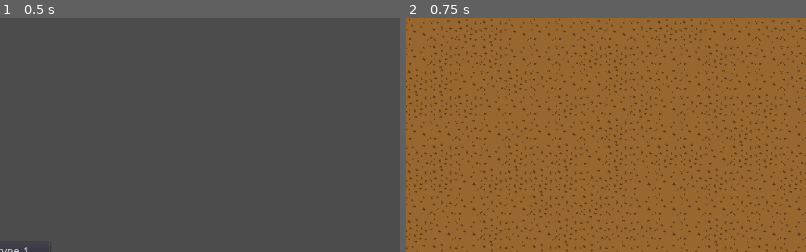
Above: before the commit, frames 1-2 (left to right).
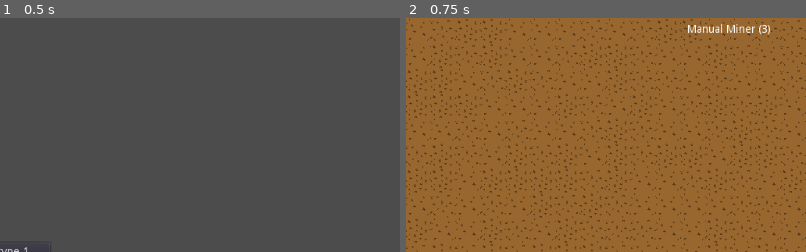
Above: after the commit, the same moments.

Repository: elyctech/one-more-factory-game
Game: Godot game, scene res://Scenes/Title/TitleScreen.tscn
Two runs of this game, one before a commit and one after it. Both use one fixed random seed, a clock stepped at 60 frames per second and the inputs below.
Inputs:
- Up to frame 1 (0.5 s): no input
- Up to frame 2 (0.75 s): click "Prototype 1" at 0.5 s
The pictures show only the part of the screen within x 50-100%, y 0-50%; the shares and areas given below are measured in that part.

Frame 1 is identical in both runs. In frame 2, 0.4% of the frame differs, in the area x 70-91%, y 2-8%.

Commit message:
feat: add Warehouse and Structure hotkeys

Diff:
--- a/Components/Camera/Camera.gd
+++ b/Components/Camera/Camera.gd
@@ -18,7 +18,7 @@
 		just_moved = false
 
 
-func _process(delta):
+func _process(_delta):
 	process_input()
 
 
--- /dev/null
+++ b/Components/StructureHotkeys/StructureHotkeys.gd
@@ -0,0 +1,13 @@
+extends Control
+
+var manual_miner_text = "Manual Miner (%s)"
+
+onready var manual_miner : Label = get_node("ManualMiner")
+
+
+func _ready():
+	set_manual_miner_count(0)
+
+
+func set_manual_miner_count(count):
+	manual_miner.text = manual_miner_text % str(count)
--- /dev/null
+++ b/Components/StructureHotkeys/StructureHotkeys.tscn
@@ -0,0 +1,27 @@
+[gd_scene load_steps=2 format=2]
+
+[ext_resource path="res://Components/StructureHotkeys/StructureHotkeys.gd" type="Script" id=1]
+
+[node name="StructureHotkeys" type="Control"]
+anchor_left = 1.0
+anchor_right = 1.0
+margin_left = -160.0
+margin_bottom = 32.0
+script = ExtResource( 1 )
+__meta__ = {
+"_edit_use_anchors_": false
+}
+
+[node name="ManualMiner" type="Label" parent="."]
+anchor_left = 0.5
+anchor_top = 0.5
+anchor_right = 0.5
+anchor_bottom = 0.5
+margin_left = -72.0
+margin_top = -8.0
+margin_right = 71.0
+margin_bottom = 8.0
+text = "1. ManualMiner (9999)"
+__meta__ = {
+"_edit_use_anchors_": false
+}
--- a/Components/Structures/ManualMiner/ManualMiner.gd
+++ b/Components/Structures/ManualMiner/ManualMiner.gd
@@ -1,6 +1,10 @@
 extends Node2D
 
+var resource_name := ""
 
-func _on_input_event(viewport, event, shape_idx):
-	if event is InputEventMouseButton and event.pressed and event.button_index == BUTTON_LEFT:
-		print("Mining...")
+onready var warehouse = get_node("/root/Game/CanvasLayer/Warehouse")
+
+
+func _on_input_event(_viewport, event, _shape_idx):
+	if event is InputEventMouseButton and event.pressed and event.button_index == BUTTON_LEFT and resource_name != "":
+		warehouse.add_item(resource_name)
--- /dev/null
+++ b/Components/Warehouse/Warehouse.gd
@@ -0,0 +1,25 @@
+extends PopupPanel
+
+var items : Dictionary = {}
+
+var item_control_scene = preload("res://Components/Warehouse/WarehouseItem.tscn")
+
+onready var item_container : GridContainer = get_node("ScrollContainer/Items")
+
+func add_item(item_name):
+	var item_control
+
+	if items.has(item_name):
+		item_control = items[item_name]
+	else:
+		item_control = item_control_scene.instance()
+		item_control.item_name = item_name
+		items[item_name] = item_control
+		item_container.add_child(item_control)
+
+	item_control.add_item()
+
+
+func remove_item(item_name):
+	if items.has(item_name):
+		items[item_name].remove_item()
--- /dev/null
+++ b/Components/Warehouse/Warehouse.tscn
@@ -0,0 +1,29 @@
+[gd_scene load_steps=2 format=2]
+
+[ext_resource path="res://Components/Warehouse/Warehouse.gd" type="Script" id=1]
+
+[node name="Warehouse" type="PopupPanel"]
+visible = true
+anchor_left = 0.5
+anchor_top = 0.5
+anchor_right = 0.5
+anchor_bottom = 0.5
+margin_left = -128.0
+margin_top = -276.0
+margin_right = 128.0
+margin_bottom = 276.0
+script = ExtResource( 1 )
+__meta__ = {
+"_edit_use_anchors_": false,
+"_edit_vertical_guides_": [ -160.0 ]
+}
+
+[node name="ScrollContainer" type="ScrollContainer" parent="."]
+__meta__ = {
+"_edit_use_anchors_": false
+}
+
+[node name="Items" type="GridContainer" parent="ScrollContainer"]
+__meta__ = {
+"_edit_use_anchors_": false
+}
--- /dev/null
+++ b/Components/Warehouse/WarehouseItem.gd
@@ -0,0 +1,21 @@
+extends Control
+
+var item_count : int = 0
+var item_name  : String = ""
+
+onready var item_count_label : Label = get_node("ItemCount")
+onready var item_name_label  : Label = get_node("ItemName")
+
+
+func _ready():
+	item_name_label.text = item_name
+
+
+func add_item():
+	item_count += 1
+	item_count_label.text = str(item_count)
+
+
+func remove_item():
+	item_count -= 1
+	item_count_label.text = str(item_count)
--- /dev/null
+++ b/Components/Warehouse/WarehouseItem.tscn
@@ -0,0 +1,33 @@
+[gd_scene load_steps=2 format=2]
+
+[ext_resource path="res://Components/Warehouse/WarehouseItem.gd" type="Script" id=1]
+
+[node name="WarehouseItem" type="Control"]
+anchor_right = 1.0
+anchor_bottom = 1.0
+margin_right = -768.0
+margin_bottom = -576.0
+rect_min_size = Vector2( 256, 24 )
+script = ExtResource( 1 )
+__meta__ = {
+"_edit_use_anchors_": false
+}
+
+[node name="ItemName" type="Label" parent="."]
+margin_left = 16.0
+margin_right = 192.0
+margin_bottom = 24.0
+valign = 1
+__meta__ = {
+"_edit_use_anchors_": false
+}
+
+[node name="ItemCount" type="Label" parent="."]
+margin_left = 192.0
+margin_right = 240.0
+margin_bottom = 24.0
+align = 2
+valign = 1
+__meta__ = {
+"_edit_use_anchors_": false
+}
--- a/Scenes/Prototype1/Game.gd
+++ b/Scenes/Prototype1/Game.gd
@@ -10,40 +10,53 @@
 var structure_placeable : bool = false
 var structure_to_place  : Area2D
 
-var controls_enabled  : bool                  = true
-var move_speed        : int                   = 300
-var movement          : Vector2               = Vector2(0, 0)
-
-var rng               : RandomNumberGenerator = RandomNumberGenerator.new()
-var sqrt_half         : float                 = sqrt(0.5)
+var rng : RandomNumberGenerator = RandomNumberGenerator.new()
 
 var manual_miner = preload("res://Components/Structures/ManualMiner/ManualMiner.tscn")
 
-var items = {
-	"ManualMiner" : preload("res://Components/Items/ManualMiner/ManualMiner.tscn")
+var items : Dictionary = {
+	"ManualMiner" : 3
 }
 
-onready var camera    : Camera2D = get_node("Camera")
-onready var ground    : TileMap  = get_node("Ground")
-onready var resources : TileMap  = get_node("Resources")
+onready var camera            : Camera2D   = get_node("Camera")
+onready var structure_hotkeys : Control    = get_node("CanvasLayer/StructureHotkeys")
+onready var ground            : TileMap    = get_node("Ground")
+onready var resources         : TileMap    = get_node("Resources")
+onready var warehouse         : PopupPanel = get_node("CanvasLayer/Warehouse")
 
 
-func _physics_process(delta):
+func _physics_process(_delta):
 	if camera.just_moved:
 		# In case we jump chunks
 		ensure_chunks_filled()
 
-"Warehouse"
+
 func _process(_delta):
 	if placing_structure:
 		if Input.is_action_just_pressed("place_structure") and structure_placeable:
+			items["ManualMiner"] -= 1
+			structure_hotkeys.set_manual_miner_count(items["ManualMiner"])
+
+			var cell_point = Vector2(
+				structure_to_place.position.x / ground.cell_size.x - 0.5,
+				structure_to_place.position.y / ground.cell_size.y - 0.5
+			)
+
+			var resource_name = resources.tile_set.tile_get_name(
+				resources.get_cellv(cell_point)
+			).capitalize()
+
+			structure_to_place.resource_name = resource_name.substr(0, resource_name.length() - 1)
+
+			warehouse.remove_item("Manual Miner")
+
 			placing_structure  = false
 			structure_to_place = null
 
 			Input.set_mouse_mode(Input.MOUSE_MODE_VISIBLE)
 		else:
 			update_spawning_structure_placement()
-	elif Input.is_action_just_pressed("spawn_miner"):
+	elif Input.is_action_just_pressed("spawn_miner") and items.ManualMiner > 0:
 		placing_structure  = true
 		Input.set_mouse_mode(Input.MOUSE_MODE_HIDDEN)
 
@@ -51,11 +64,22 @@
 		update_spawning_structure_placement()
 
 		self.add_child(structure_to_place)
+	elif Input.is_action_just_pressed("open_warehouse"):
+		if warehouse.visible:
+			warehouse.hide()
+		else:
+			warehouse.popup()
 
 
 func _ready():
 	# Set up RNG
 	rng.randomize()
+
+	# Set up Structure counts
+	structure_hotkeys.set_manual_miner_count(items["ManualMiner"])
+
+	for i in range(0, items["ManualMiner"]):
+		warehouse.add_item("Manual Miner")
 
 	# Set up tiles
 	ground_tiles   = ground.tile_set.get_tiles_ids()
@@ -70,15 +94,8 @@
 		camera.position.y
 	)
 
+	# Fill visible chunks
 	ensure_chunks_filled()
-
-
-func disable_controls():
-	controls_enabled = false
-
-
-func enable_controls():
-	controls_enabled = true
 
 
 func ensure_chunks_filled():
--- a/Scenes/Prototype1/Game.tscn
+++ b/Scenes/Prototype1/Game.tscn
@@ -1,10 +1,12 @@
-[gd_scene load_steps=6 format=2]
+[gd_scene load_steps=8 format=2]
 
 [ext_resource path="res://Scenes/Prototype1/Game.gd" type="Script" id=1]
 [ext_resource path="res://Components/InGameMenu/Controls/Controls.tscn" type="PackedScene" id=2]
 [ext_resource path="res://TileSets/Ground.tres" type="TileSet" id=3]
 [ext_resource path="res://TileSets/Resources.tres" type="TileSet" id=4]
 [ext_resource path="res://Components/Camera/Camera.tscn" type="PackedScene" id=5]
+[ext_resource path="res://Components/StructureHotkeys/StructureHotkeys.tscn" type="PackedScene" id=6]
+[ext_resource path="res://Components/Warehouse/Warehouse.tscn" type="PackedScene" id=7]
 
 [node name="Game" type="Node2D"]
 script = ExtResource( 1 )
@@ -30,3 +32,7 @@
 anchor_bottom = 0.0
 margin_right = 272.0
 margin_bottom = 216.0
+
+[node name="StructureHotkeys" parent="CanvasLayer" instance=ExtResource( 6 )]
+
+[node name="Warehouse" parent="CanvasLayer" instance=ExtResource( 7 )]
--- a/Scenes/Title/TitleScreen.gd
+++ b/Scenes/Title/TitleScreen.gd
@@ -2,4 +2,4 @@
 
 
 func _on_prototype1_pressed():
-	get_tree().change_scene("res://Scenes/Prototype1/Game.tscn")
+	var _result = get_tree().change_scene("res://Scenes/Prototype1/Game.tscn")
--- a/project.godot
+++ b/project.godot
@@ -56,6 +56,11 @@
 "events": [ Object(InputEventKey,"resource_local_to_scene":false,"resource_name":"","device":0,"alt":false,"shift":false,"control":false,"meta":false,"command":false,"pressed":false,"scancode":49,"unicode":0,"echo":false,"script":null)
  ]
 }
+open_warehouse={
+"deadzone": 0.5,
+"events": [ Object(InputEventKey,"resource_local_to_scene":false,"resource_name":"","device":0,"alt":false,"shift":false,"control":false,"meta":false,"command":false,"pressed":false,"scancode":16777218,"unicode":0,"echo":false,"script":null)
+ ]
+}
 
 [rendering]
 
Binary file changed: Textures/item_icons.png
